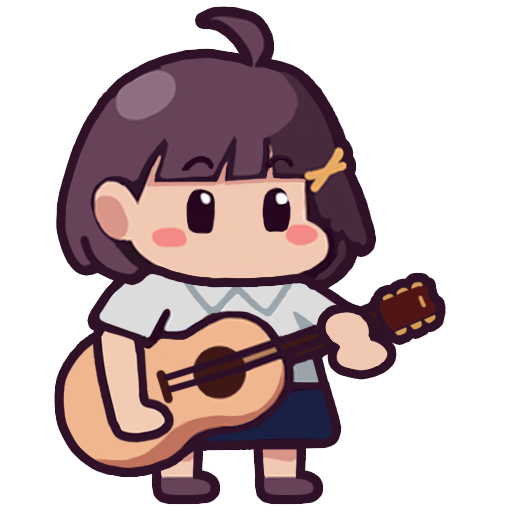
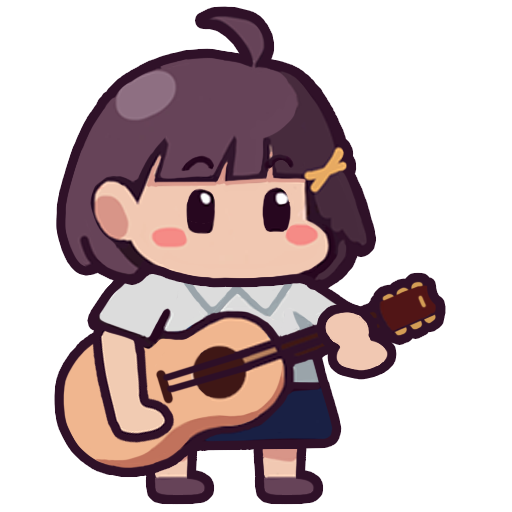
Layer changes from the first 512px x 512px image to the second:
painted on "Leg2" over [145, 450, 221, 505]
painted on "Leg1" over [262, 448, 307, 454]
